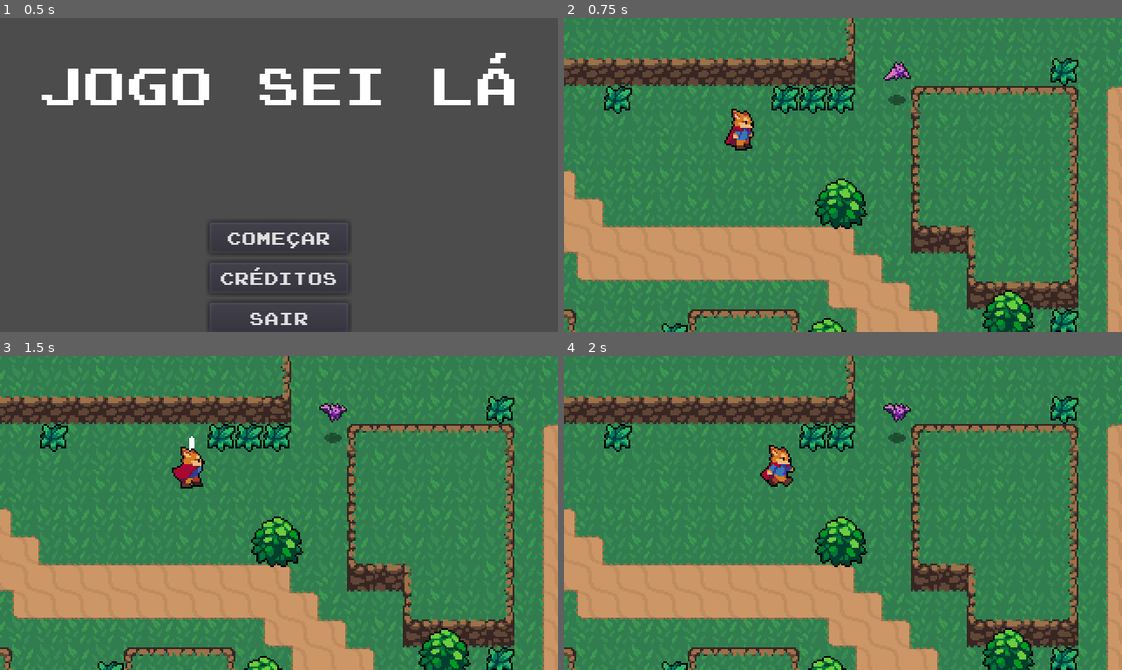
Above: before the commit, frames 1-4 (two rows, left to right).
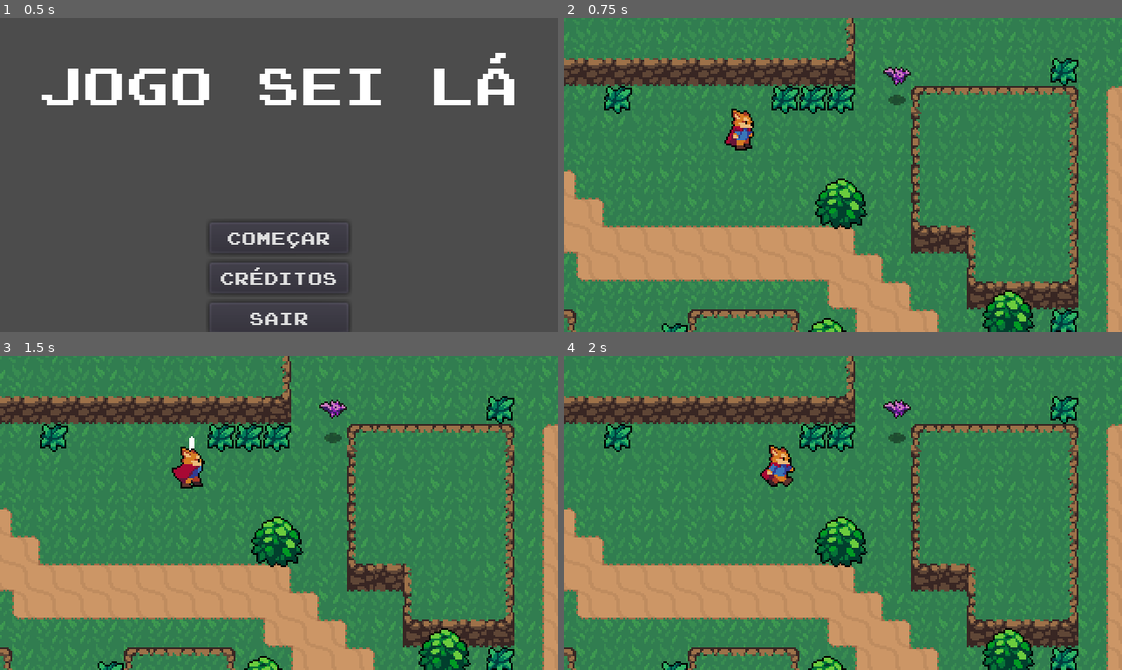
Above: after the commit, the same moments.

Repository: Terrento/teste-de-jogo
Game: Godot game, scene res://Menu/Menu.tscn
Same seed, same stepped clock (60 frames per second), same inputs: the game is played once before the commit and once after it.
Inputs:
- Up to frame 1 (0.5 s): no input
- Up to frame 2 (0.75 s): click "Começar" at 0.5 s
- Up to frame 3 (1.5 s): hold Right (ui_right) from 1.28 s (still down); tap L (ataque) at 1.35 s
- Up to frame 4 (2 s): keep holding Right (ui_right)

Frame 1 is identical in both runs. In frame 2, 0.2% of the frame differs, in the area x 57-63%, y 13-22%; in frame 3, 0.2%; in frame 4, 0.2%.

Commit message:
Morcego leva kockback e pode ser morto

Diff:
--- /dev/null
+++ b/Inimigos/Morcego.gd
@@ -0,0 +1,17 @@
+extends KinematicBody2D
+
+var repulsao = Vector2.ZERO
+var atrito = 200
+var forca_repulsao = 130
+onready var stats = $Estatisticas
+
+func _physics_process(delta):
+	repulsao = repulsao.move_toward(Vector2.ZERO, atrito * delta)
+	repulsao = move_and_slide(repulsao)
+
+func _on_Hurtbox_area_entered(area):
+	stats.vida -= area.dano #Call down. Morcego 'fala' pra estatisticas fazer algo
+	repulsao = area.repulsao * forca_repulsao
+
+func _on_Estatisticas_vida_zero():
+	queue_free() #signal up nesse caso. estatisticas fala pra pai fazer algo
--- a/Inimigos/Morcego.tscn
+++ b/Inimigos/Morcego.tscn
@@ -1,7 +1,10 @@
-[gd_scene load_steps=10 format=2]
+[gd_scene load_steps=14 format=2]
 
 [ext_resource path="res://Sombras/SmallShadow.png" type="Texture" id=1]
 [ext_resource path="res://Inimigos/Bat.png" type="Texture" id=2]
+[ext_resource path="res://Overlap/Hurtbox.tscn" type="PackedScene" id=3]
+[ext_resource path="res://Inimigos/Morcego.gd" type="Script" id=4]
+[ext_resource path="res://Estatisticas.tscn" type="PackedScene" id=5]
 
 [sub_resource type="AtlasTexture" id=1]
 atlas = ExtResource( 2 )
@@ -34,13 +37,18 @@
 [sub_resource type="CircleShape2D" id=7]
 radius = 4.0
 
-[node name="KinematicBody2D" type="KinematicBody2D"]
+[sub_resource type="CapsuleShape2D" id=8]
+radius = 7.0
+height = 4.0
+
+[node name="Morcego" type="KinematicBody2D"]
 collision_layer = 16
+script = ExtResource( 4 )
 
 [node name="AnimatedSprite" type="AnimatedSprite" parent="."]
 frames = SubResource( 6 )
 animation = "Voando"
-frame = 4
+frame = 3
 playing = true
 offset = Vector2( 0, -12 )
 
@@ -49,3 +57,19 @@
 
 [node name="CollisionShape2D" type="CollisionShape2D" parent="."]
 shape = SubResource( 7 )
+
+[node name="Hurtbox" parent="." instance=ExtResource( 3 )]
+collision_layer = 8
+
+[node name="CollisionShape2D" parent="Hurtbox" index="0"]
+position = Vector2( 0, -13 )
+shape = SubResource( 8 )
+
+[node name="Estatisticas" parent="." instance=ExtResource( 5 )]
+vida_maxima = 2
+
+[connection signal="area_entered" from="Hurtbox" to="." method="_on_Hurtbox_area_entered"]
+[connection signal="area_exited" from="Hurtbox" to="." method="_on_Hurtbox_area_exited"]
+[connection signal="vida_zero" from="Estatisticas" to="." method="_on_Estatisticas_vida_zero"]
+
+[editable path="Hurtbox"]
